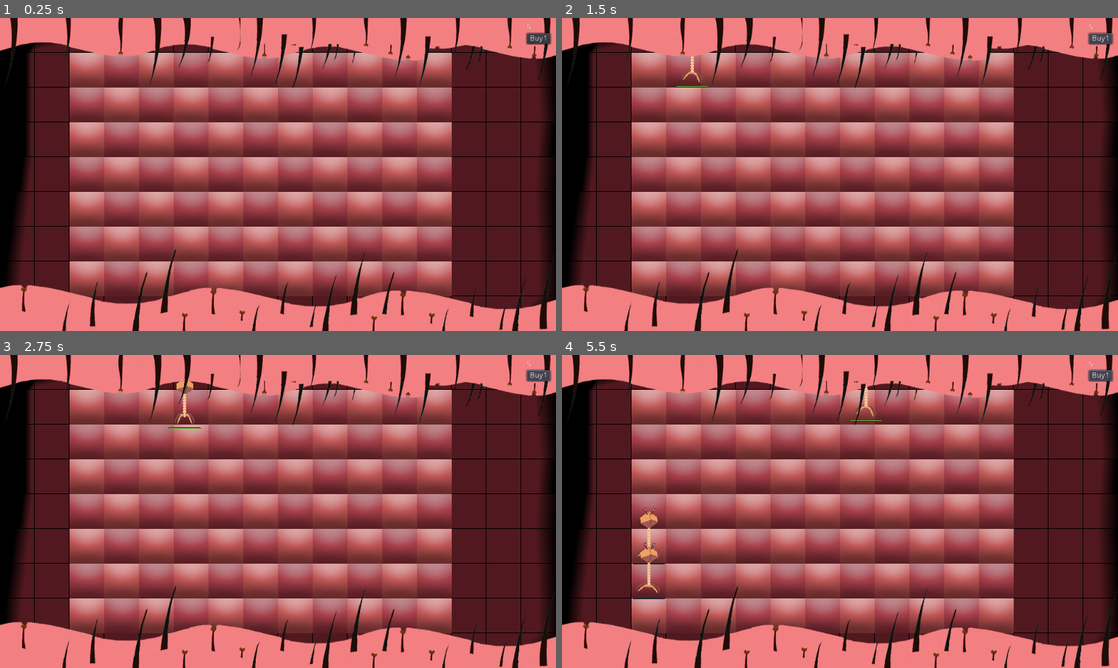
Above: before the commit, frames 1-4 (two rows, left to right).
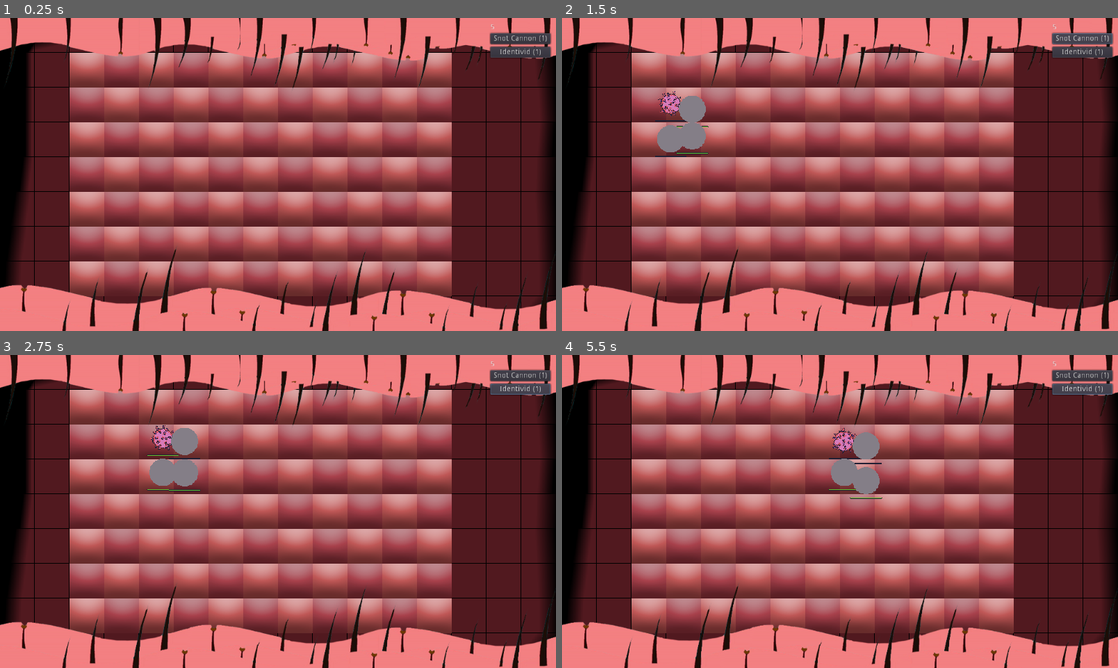
Above: after the commit, the same moments.

Repository: TeamKebab/GodotWildJam23
Game: Godot game, scene res://src/Main.tscn
Same seed, same stepped clock (60 frames per second), same inputs: the game is played once before the commit and once after it.
Inputs (mouse positions are in pixels of both pictures, inside the frame that each line leads up to):
- Up to frame 1 (0.25 s): no input
- Up to frame 2 (1.5 s): click (1101, 39) at 0.5 s, where only the run before the commit has a clickable "Buy1"; click "Buy1" (after the commit: "Snot Cannon (1)") at 1.25 s
- Up to frame 3 (2.75 s): click "Buy1" (after the commit: "Identivid (1)") at 2 s
- Up to frame 4 (5.5 s): click "Buy1" (after the commit: "Snot Cannon (1)") at 2.75 s; click "Buy1" (after the commit: "Identivid (1)") at 3.5 s; click "Buy1" (after the commit: "Snot Cannon (1)") at 4.25 s; click "Buy1" (after the commit: "Identivid (1)") at 5 s

The runs differ from the first frame. In frame 1, 0.7% of the frame differs, in the area x 88-100%, y 2-13%; in frame 2, 2.1%; in frame 3, 2.2%; in frame 4, 2.5%, in the area x 12-100%, y 2-78%.

Commit message:
ghostvid & identivid

Diff:
--- a/project.godot
+++ b/project.godot
@@ -19,6 +19,11 @@
 "language": "GDScript",
 "path": "res://src/components/Grid.gd"
 }, {
+"base": "KinematicBody2D",
+"class": "Identivid",
+"language": "GDScript",
+"path": "res://src/entities/Identivid.gd"
+}, {
 "base": "Node2D",
 "class": "MiniBar",
 "language": "GDScript",
@@ -27,6 +32,7 @@
 _global_script_class_icons={
 "BuyButton": "",
 "Grid": "",
+"Identivid": "",
 "MiniBar": ""
 }
 
--- a/src/Main.tscn
+++ b/src/Main.tscn
@@ -12,6 +12,7 @@
 [ext_resource path="res://assets/sprites/bg/nose-fondo-up.png" type="Texture" id=10]
 [ext_resource path="res://src/Defenses.gd" type="Script" id=11]
 [ext_resource path="res://src/AntiBodies.gd" type="Script" id=12]
+[ext_resource path="res://src/entities/IdentividPlaceholder.tscn" type="PackedScene" id=13]
 
 [node name="Game" type="Node"]
 
@@ -77,7 +78,7 @@
 anchor_left = 1.0
 anchor_right = 1.0
 anchor_bottom = 1.0
-margin_left = -64.0
+margin_left = -131.0
 mouse_filter = 1
 size_flags_horizontal = 3
 size_flags_vertical = 4
@@ -92,23 +93,32 @@
 [node name="VBoxContainer" type="VBoxContainer" parent="GUI/ToolBar"]
 margin_left = 10.0
 margin_top = 10.0
-margin_right = 54.0
+margin_right = 121.0
 margin_bottom = 566.0
 
 [node name="AntibodiesCounter" type="Label" parent="GUI/ToolBar/VBoxContainer"]
-margin_right = 44.0
+margin_right = 111.0
 margin_bottom = 14.0
 script = ExtResource( 5 )
 
 [node name="ButtonContainer" type="VBoxContainer" parent="GUI/ToolBar/VBoxContainer"]
 margin_top = 18.0
-margin_right = 44.0
-margin_bottom = 38.0
+margin_right = 111.0
+margin_bottom = 63.0
 size_flags_horizontal = 3
 custom_constants/separation = 5
 
-[node name="BuyButton1" parent="GUI/ToolBar/VBoxContainer/ButtonContainer" instance=ExtResource( 7 )]
+[node name="CannonButton" parent="GUI/ToolBar/VBoxContainer/ButtonContainer" instance=ExtResource( 7 )]
+margin_right = 111.0
+text = "Snot Cannon (1)"
 placeholder_type = ExtResource( 8 )
+
+[node name="IdentividButton" parent="GUI/ToolBar/VBoxContainer/ButtonContainer" instance=ExtResource( 7 )]
+margin_top = 25.0
+margin_right = 111.0
+margin_bottom = 45.0
+text = "Identivid (1)"
+placeholder_type = ExtResource( 13 )
 
 [node name="GameOverPanel" type="PanelContainer" parent="GUI"]
 pause_mode = 2
--- a/src/WaveSpawner.gd
+++ b/src/WaveSpawner.gd
@@ -3,11 +3,13 @@
 enum Virus {
 	CUTEVID,
 	OGREVID,
+	GHOSTVID,
 }
 
 const VIRUS = {
 	Virus.CUTEVID : preload("res://src/entities/Cutevid.tscn"),
 	Virus.OGREVID : preload("res://src/entities/Ogrevid.tscn"),
+	Virus.GHOSTVID : preload("res://src/entities/Ghostvid.tscn"),
 }
 
 const WAVES = [
@@ -16,8 +18,26 @@
 		"times": 1,
 		"virus":[
 			{
-				"type": Virus.OGREVID,
-				"row": 0
+				"type": Virus.GHOSTVID,
+				"row": 1
+			},
+			{
+				"type": Virus.GHOSTVID,
+				"row": 2
+			}
+		]
+	},
+	{
+		"wait": 0.5,
+		"times": 1,
+		"virus":[
+			{
+				"type": Virus.CUTEVID,
+				"row": 1
+			},
+			{
+				"type": Virus.GHOSTVID,
+				"row": 2
 			}
 		]
 	},
@@ -25,8 +45,7 @@
 		"wait": 5,
 		"times": 2,
 		"virus":[
-			Virus.OGREVID,
-			Virus.OGREVID,
+			Virus.CUTEVID,
 		]
 	}
 ]
--- a/src/entities/Bullet.gd
+++ b/src/entities/Bullet.gd
@@ -28,6 +28,9 @@
 	if virus == null or not virus.has_method("set_hp"):
 		return
 
+	if "revealed" in virus and not virus.revealed:
+		return
+
 	virus.hp -= damage
 
 	# TODO play animation & wait for end
--- a/src/entities/Cannon.gd
+++ b/src/entities/Cannon.gd
@@ -1,14 +1,14 @@
 extends "res://src/entities/Defense.gd"
 
-const COOLDOWN = 3
+const Bullet = preload("res://src/entities/Bullet.tscn")
 
-const Bullet = preload("res://src/entities/Bullet.tscn")
+export var cooldown: float = 3
 
 var targets : Array = []
 var current_target : Area2D
 
 
-onready var time_since_last_shoot: float = COOLDOWN
+onready var time_since_last_shoot: float = cooldown
 onready var detection : Area2D = $DetectionBox
 
 
@@ -22,7 +22,7 @@
 func _physics_process(delta: float):
 	time_since_last_shoot += delta
 
-	if current_target != null and time_since_last_shoot > COOLDOWN:
+	if current_target != null and time_since_last_shoot > cooldown:
 		time_since_last_shoot = 0
 		_shoot_target()
 
@@ -41,11 +41,15 @@
 
 func _on_detection_area_entered(area: Area2D) -> void:
 	if _is_valid_target(area):
-		area.get_parent().connect("destroyed", self, "_on_target_destroyed")
+		var virus = area.get_parent()
+		virus.connect("destroyed", self, "_on_target_destroyed")
+		virus.connect("revealed", self, "_on_target_revealed")
+		virus.connect("disappeared", self, "_on_target_disappeared")
+
 		targets.append(area)
 
-	if current_target == null:
-		_find_target()
+		if current_target == null:
+			_find_target()
 
 
 func _on_detection_area_exited(area: Area2D) -> void:
@@ -56,6 +60,16 @@
 	_remove_target(area)
 
 
+func _on_target_revealed(area) -> void:
+	if current_target == null:
+		_find_target()
+
+
+func _on_target_disappeared(area) -> void:
+	if area == current_target:
+		_find_target()
+
+
 func _remove_target(area: Area2D) -> void:
 	var virus = area.get_parent()
 
@@ -64,6 +78,8 @@
 
 		if virus != null:
 			virus.disconnect("destroyed", self, "_on_target_destroyed")
+			virus.disconnect("revealed", self, "_on_target_revealed")
+			virus.disconnect("disappeared", self, "_on_target_disappeared")
 
 		if area == current_target:
 			_find_target()
@@ -74,6 +90,11 @@
 
 	for target in targets:
 		if not _is_valid_target(target):
+			continue
+
+		var virus = target.get_parent()
+
+		if "revealed" in virus and not virus.revealed:
 			continue
 
 		if current_target == null:
--- a/src/entities/Cannon.tscn
+++ b/src/entities/Cannon.tscn
@@ -4,25 +4,26 @@
 [ext_resource path="res://src/components/DetectionBox.tscn" type="PackedScene" id=2]
 [ext_resource path="res://src/entities/Cannon.gd" type="Script" id=3]
 
-[sub_resource type="RectangleShape2D" id=2]
+[sub_resource type="RectangleShape2D" id=1]
 extents = Vector2( 32, 18 )
 
-[sub_resource type="RectangleShape2D" id=1]
-extents = Vector2( 224, 32 )
+[sub_resource type="RectangleShape2D" id=2]
+extents = Vector2( 224, 15 )
 
 [node name="Cannon" instance=ExtResource( 1 )]
 script = ExtResource( 3 )
+hp = 5.0
 
 [node name="CollisionShape2D" parent="HurtBox" index="0"]
 position = Vector2( 0, 4 )
-shape = SubResource( 2 )
+shape = SubResource( 1 )
 
 [node name="DetectionBox" parent="." index="4" instance=ExtResource( 2 )]
 collision_layer = 2
 
 [node name="CollisionShape2D" parent="DetectionBox" index="0"]
-position = Vector2( -224, 0 )
-shape = SubResource( 1 )
+position = Vector2( -224, -4 )
+shape = SubResource( 2 )
 
 [editable path="HurtBox"]
 
--- /dev/null
+++ b/src/entities/Ghostvid.gd
@@ -0,0 +1,62 @@
+extends "res://src/entities/Virus.gd"
+
+
+signal revealed
+signal disappeared
+
+var revealed:bool = true setget _set_revealed
+var identivids = []
+
+
+onready var hurtbox_shape : CollisionShape2D = $HurtBox/CollisionShape2D
+onready var detection : Area2D = $DetectionBox
+onready var hurtbox: Area2D = $HurtBox
+
+
+func _ready():
+	_set_revealed(false)
+
+	detection.connect("area_entered", self,
+		"_on_detection_area_entered")
+	detection.connect("area_exited", self,
+		"_on_detection_area_exited")
+
+
+func _on_detection_area_entered(area: Area2D) -> void:
+	var identivid : Identivid = area.owner
+
+	if identivid != null:
+		identivids.append(identivid)
+		identivid.connect("destroyed", self, "_on_identivid_destroyed")
+		_set_revealed(true)
+
+
+func _on_detection_area_exited(area: Area2D) -> void:
+	var identivid : Identivid = area.owner
+
+	if identivid != null:
+		identivids.erase(identivid)
+
+		if identivids.empty():
+			_set_revealed(false)
+
+
+func _on_identivid_destroyed(identivid) -> void:
+	identivids.erase(identivid)
+
+	if identivids.empty():
+		_set_revealed(false)
+
+
+func _set_revealed(value) -> void:
+	if revealed == value:
+		return
+
+	revealed = value
+
+	if revealed:
+		sprite.play("visible")
+		emit_signal("revealed", hurtbox)
+	else:
+		sprite.play("hidden")
+		emit_signal("disappeared", hurtbox)
--- /dev/null
+++ b/src/entities/Ghostvid.tscn
@@ -0,0 +1,50 @@
+[gd_scene load_steps=9 format=2]
+
+[ext_resource path="res://src/entities/Virus.tscn" type="PackedScene" id=1]
+[ext_resource path="res://src/components/DetectionBox.tscn" type="PackedScene" id=2]
+[ext_resource path="res://src/entities/Ghostvid.gd" type="Script" id=3]
+[ext_resource path="res://assets/sprites/ghostvid.png" type="Texture" id=4]
+
+[sub_resource type="AtlasTexture" id=1]
+atlas = ExtResource( 4 )
+region = Rect2( 0, 0, 64, 64 )
+
+[sub_resource type="AtlasTexture" id=2]
+atlas = ExtResource( 4 )
+region = Rect2( 64, 0, 64, 64 )
+
+[sub_resource type="SpriteFrames" id=3]
+animations = [ {
+"frames": [ SubResource( 1 ) ],
+"loop": true,
+"name": "visible",
+"speed": 5.0
+}, {
+"frames": [ SubResource( 2 ) ],
+"loop": true,
+"name": "hidden",
+"speed": 5.0
+} ]
+
+[sub_resource type="CircleShape2D" id=4]
+
+[node name="Ghostvid" instance=ExtResource( 1 )]
+script = ExtResource( 3 )
+cooldown = 2.0
+
+[node name="Sprite" parent="." index="0"]
+frames = SubResource( 3 )
+animation = "hidden"
+frame = 0
+
+[node name="DetectionBox" parent="." index="6" instance=ExtResource( 2 )]
+collision_mask = 32
+
+[node name="CollisionShape2D" parent="DetectionBox" index="0"]
+shape = SubResource( 4 )
+
+[editable path="HurtBox"]
+
+[editable path="HitBox"]
+
+[editable path="DetectionBox"]
--- /dev/null
+++ b/src/entities/Identivid.gd
@@ -0,0 +1,2 @@
+extends "res://src/entities/Defense.gd"
+class_name Identivid
--- /dev/null
+++ b/src/entities/Identivid.tscn
@@ -0,0 +1,54 @@
+[gd_scene load_steps=10 format=2]
+
+[ext_resource path="res://src/entities/Defense.tscn" type="PackedScene" id=1]
+[ext_resource path="res://assets/sprites/identivid.png" type="Texture" id=2]
+[ext_resource path="res://src/components/DetectionBox.tscn" type="PackedScene" id=3]
+[ext_resource path="res://src/entities/Identivid.gd" type="Script" id=4]
+
+[sub_resource type="RectangleShape2D" id=1]
+extents = Vector2( 9, 14 )
+
+[sub_resource type="AtlasTexture" id=2]
+atlas = ExtResource( 2 )
+region = Rect2( 0, 0, 32, 32 )
+
+[sub_resource type="SpriteFrames" id=3]
+animations = [ {
+"frames": [ SubResource( 2 ) ],
+"loop": true,
+"name": "default",
+"speed": 5.0
+} ]
+
+[sub_resource type="RectangleShape2D" id=4]
+extents = Vector2( 10, 14 )
+
+[sub_resource type="RectangleShape2D" id=5]
+extents = Vector2( 192, 128 )
+
+[node name="Identivid" instance=ExtResource( 1 )]
+script = ExtResource( 4 )
+
+[node name="CollisionShape2D" parent="." index="0"]
+position = Vector2( -1, 0 )
+shape = SubResource( 1 )
+
+[node name="Sprite" parent="." index="1"]
+position = Vector2( 0, 0 )
+frames = SubResource( 3 )
+animation = "default"
+frame = 0
+
+[node name="CollisionShape2D" parent="HurtBox" index="0"]
+position = Vector2( -1, 0 )
+shape = SubResource( 4 )
+
+[node name="DetectionBox" parent="." index="4" instance=ExtResource( 3 )]
+collision_layer = 32
+
+[node name="CollisionShape2D" parent="DetectionBox" index="0"]
+shape = SubResource( 5 )
+
+[editable path="HurtBox"]
+
+[editable path="DetectionBox"]
--- /dev/null
+++ b/src/entities/IdentividPlaceholder.tscn
@@ -0,0 +1,17 @@
+[gd_scene load_steps=5 format=2]
+
+[ext_resource path="res://src/components/Placeholder.tscn" type="PackedScene" id=1]
+[ext_resource path="res://src/entities/Identivid.tscn" type="PackedScene" id=2]
+[ext_resource path="res://assets/sprites/identivid.png" type="Texture" id=3]
+
+[sub_resource type="RectangleShape2D" id=1]
+extents = Vector2( 9, 14 )
+
+[node name="Placeholder" instance=ExtResource( 1 )]
+entity = ExtResource( 2 )
+
+[node name="Sprite" parent="." index="0"]
+texture = ExtResource( 3 )
+
+[node name="CollisionShape2D" parent="." index="1"]
+shape = SubResource( 1 )
--- a/src/entities/Virus.gd
+++ b/src/entities/Virus.gd
@@ -13,7 +13,7 @@
 export var velocity = 80
 export var freq_min = 5
 export var freq_max = 20
-export var max_vertical_movement = 10
+export var max_vertical_movement = 8
 
 
 var hp: float = max_hp setget set_hp
--- a/src/resources/SnotCannon.tres
+++ b/src/resources/SnotCannon.tres
@@ -8,31 +8,31 @@
 
 [sub_resource type="AtlasTexture" id=2]
 atlas = ExtResource( 1 )
-region = Rect2( 512, 0, 128, 64 )
+region = Rect2( 0, 0, 128, 64 )
 
 [sub_resource type="AtlasTexture" id=3]
 atlas = ExtResource( 1 )
-region = Rect2( 640, 0, 128, 64 )
+region = Rect2( 128, 0, 128, 64 )
 
 [sub_resource type="AtlasTexture" id=4]
 atlas = ExtResource( 1 )
-region = Rect2( 768, 0, 128, 64 )
+region = Rect2( 256, 0, 128, 64 )
 
 [sub_resource type="AtlasTexture" id=5]
 atlas = ExtResource( 1 )
-region = Rect2( 0, 0, 128, 64 )
+region = Rect2( 384, 0, 128, 64 )
 
 [sub_resource type="AtlasTexture" id=6]
 atlas = ExtResource( 1 )
-region = Rect2( 128, 0, 128, 64 )
+region = Rect2( 512, 0, 128, 64 )
 
 [sub_resource type="AtlasTexture" id=7]
 atlas = ExtResource( 1 )
-region = Rect2( 256, 0, 128, 64 )
+region = Rect2( 640, 0, 128, 64 )
 
 [sub_resource type="AtlasTexture" id=8]
 atlas = ExtResource( 1 )
-region = Rect2( 384, 0, 128, 64 )
+region = Rect2( 768, 0, 128, 64 )
 
 [resource]
 animations = [ {
@@ -41,13 +41,13 @@
 "name": "idle",
 "speed": 5.0
 }, {
-"frames": [ SubResource( 2 ), SubResource( 3 ), SubResource( 4 ) ],
+"frames": [ SubResource( 2 ), SubResource( 3 ), SubResource( 4 ), SubResource( 5 ) ],
+"loop": false,
+"name": "charge",
+"speed": 5.0
+}, {
+"frames": [ SubResource( 6 ), SubResource( 7 ), SubResource( 8 ) ],
 "loop": false,
 "name": "shot",
 "speed": 15.0
-}, {
-"frames": [ SubResource( 5 ), SubResource( 6 ), SubResource( 7 ), SubResource( 8 ) ],
-"loop": false,
-"name": "charge",
-"speed": 5.0
 } ]
Binary file added: assets/sprites/ghostvid.png
Not shown, added: assets/sprites/ghostvid.png.import
Binary file added: assets/sprites/identivid.png
Not shown, added: assets/sprites/identivid.png.import
Not shown: 1 places in src/Main.tscn that only renumber resources
